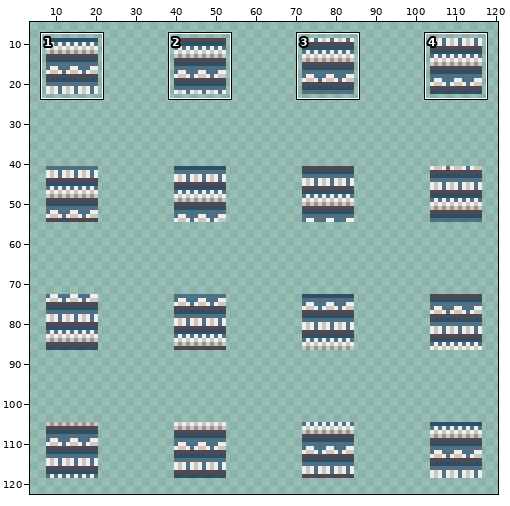
Two states of a sprite sheet, Resources/Textures/Structures/Machines/VendingMachines/chefvend.rsi/eject-unshaded.png. Above, an overview of the earlier version with the close-up marked.
Close-up. As it was:
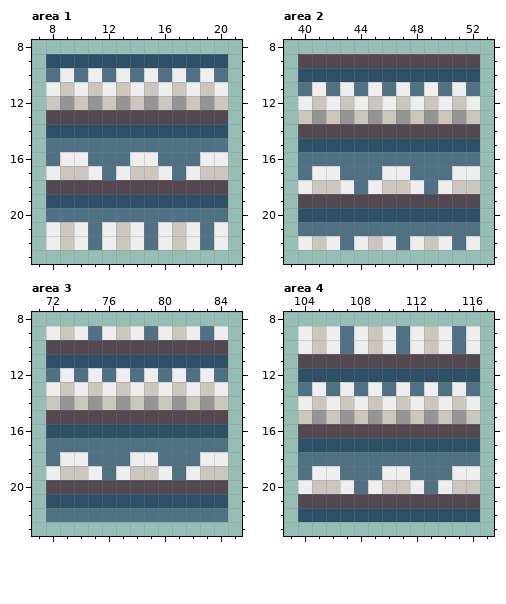
The file is 128x128 pixels. Colours within 5 levels of each other are drawn and written as one. Shown: area 1: x 7..21, y 8..23; area 2: x 39..53, y 8..23; area 3: x 71..85, y 8..23; area 4: x 103..117, y 8..23. The wide view leaves out empty margins. The commit also changed other parts of the picture, which this record leaves out.
After:
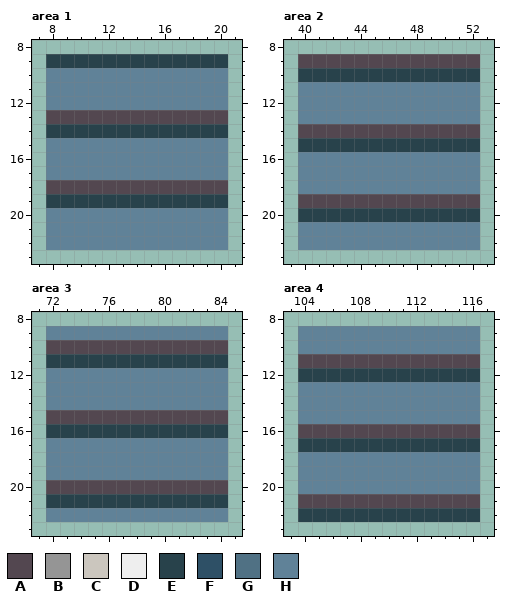
Palette (. is transparent): A #534750  B #959595  C #cbc6be  D #eeeeee  E #28424b  F #2e5066  G #507184  H #608298
Difference:
Changed rows in their new state; - is an unchanged pixel.
Area 1:
first column x 8:
 9 EEEEEEEEEEEEE
10 HHHHHHHHHHHHH
11 HHHHHHHHHHHHH
12 HHHHHHHHHHHHH
14 EEEEEEEEEEEEE
15 HHHHHHHHHHHHH
16 HHHHHHHHHHHHH
17 HHHHHHHHHHHHH
19 EEEEEEEEEEEEE
20 HHHHHHHHHHHHH
21 HHHHHHHHHHHHH
22 HHHHHHHHHHHHH
Area 2:
first column x 40:
10 EEEEEEEEEEEEE
11 HHHHHHHHHHHHH
12 HHHHHHHHHHHHH
13 HHHHHHHHHHHHH
15 EEEEEEEEEEEEE
16 HHHHHHHHHHHHH
17 HHHHHHHHHHHHH
18 HHHHHHHHHHHHH
20 EEEEEEEEEEEEE
21 HHHHHHHHHHHHH
22 HHHHHHHHHHHHH
Area 3:
first column x 72:
 9 HHHHHHHHHHHHH
11 EEEEEEEEEEEEE
12 HHHHHHHHHHHHH
13 HHHHHHHHHHHHH
14 HHHHHHHHHHHHH
16 EEEEEEEEEEEEE
17 HHHHHHHHHHHHH
18 HHHHHHHHHHHHH
19 HHHHHHHHHHHHH
21 EEEEEEEEEEEEE
22 HHHHHHHHHHHHH
Area 4:
first column x 104:
 9 HHHHHHHHHHHHH
10 HHHHHHHHHHHHH
12 EEEEEEEEEEEEE
13 HHHHHHHHHHHHH
14 HHHHHHHHHHHHH
15 HHHHHHHHHHHHH
17 EEEEEEEEEEEEE
18 HHHHHHHHHHHHH
19 HHHHHHHHHHHHH
20 HHHHHHHHHHHHH
22 EEEEEEEEEEEEE
Pixel boxes of the changes (left, top, right, bottom) in both close-ups:
changed: (46, 54, 228, 250)
changed: (298, 68, 480, 250)
changed: (46, 326, 228, 522)
changed: (298, 326, 480, 522)
